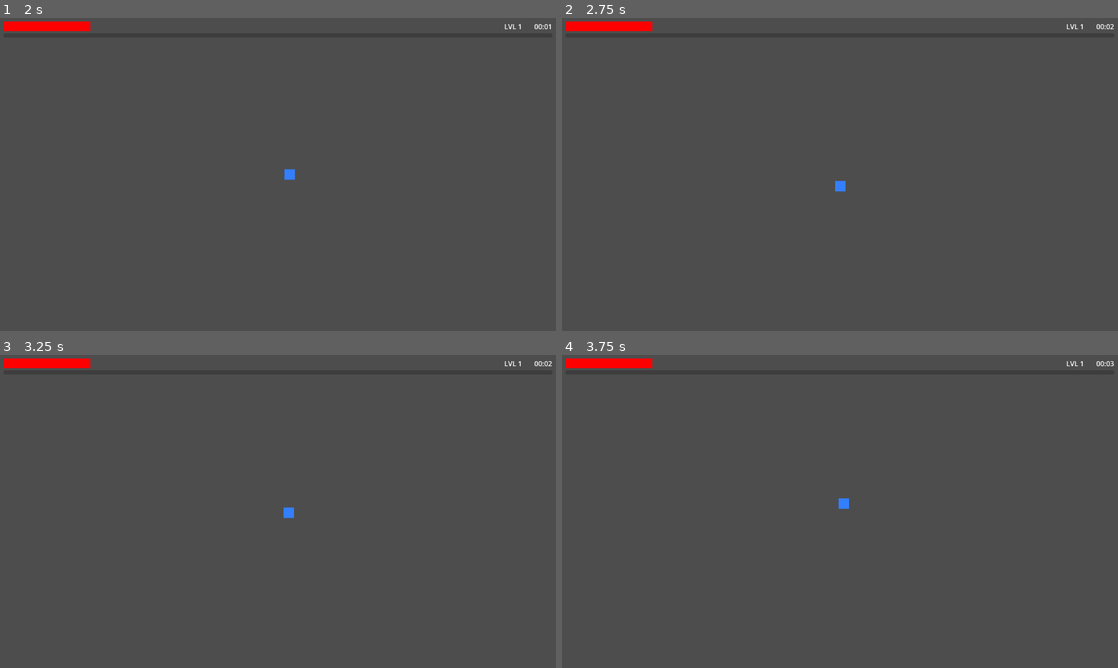
Above: before the commit, frames 1-4 (two rows, left to right).
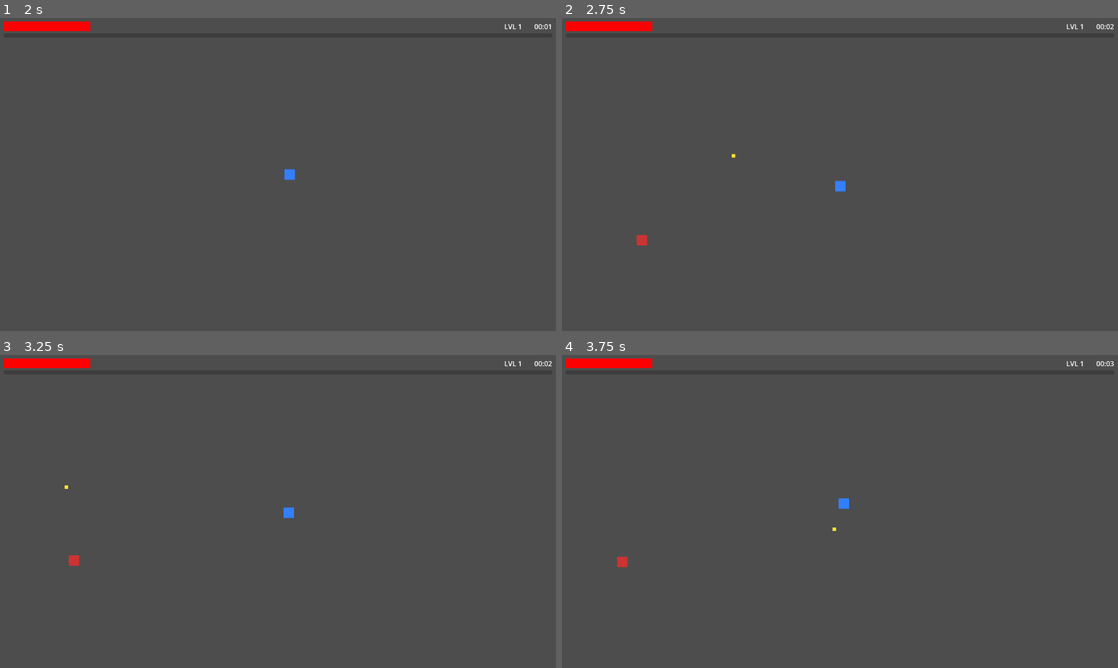
Above: after the commit, the same moments.

Repository: RussellFeinstein/library-survivors
Game: Godot game, scene res://scenes/MainMenu.tscn
Same seed, same stepped clock (60 frames per second), same inputs: the game is played once before the commit and once after it.
Inputs (mouse positions are in pixels of both pictures, inside the frame that each line leads up to):
- Up to frame 1 (2 s): click "Start Run" at 0.5 s; tap Enter (confirm) at 1.25, 1.35 s; move the mouse to (400, 158) at 1.27 s; hold D (move_right) from 1.28 s (still down)
- Up to frame 2 (2.75 s): move the mouse to (728, 190) at 2.02 s; release D (move_right) at 2.03 s; hold S (move_down) from 2.03 s (still down); click (728, 190) at 2.1 s
- Up to frame 3 (3.25 s): move the mouse to (333, 442) at 2.77 s; release S (move_down) at 2.78 s; hold D (move_right) from 2.78 s (still down); tap Enter (confirm) at 2.85 s
- Up to frame 4 (3.75 s): move the mouse to (812, 574) at 3.52 s; release D (move_right) at 3.53 s; hold W (move_up) from 3.53 s (still down); click (812, 574) at 3.6 s

Frame 1 is identical in both runs. In frame 2, less than 0.1% of the frame differs, in the area x 13-32%, y 43-73%; in frame 3, less than 0.1%; in frame 4, less than 0.1%.
Error before the commit: Parse Error: Cannot infer the type of "upgrades" variable because the value doesn't have a set type. (res://scripts/Game.gd:86)

Commit message:
Fix Game.gd parse error and upgrade draft focus order (v0.5.1)
- Replace `var upgrades :=` with `var upgrades: Array =` in
  _on_player_level_up; the := inference failed because _upgrade_manager
  is typed as Node, causing a parse error that prevented Game.gd from
  loading at all — the root cause of no enemies spawning and no
  projectiles firing.
- Swap _upgrade_draft.visible = true before setup() so grab_focus()
  succeeds when the upgrade draft opens (fixes controller/keyboard
  navigation in the level-up draft).

Co-Authored-By: Claude Sonnet 4.6 <noreply@anthropic.com>

Diff:
--- a/project.godot
+++ b/project.godot
@@ -12,7 +12,7 @@
 
 config/name="Library Survivors"
 config/description="A top-down 2D survivors-like prototype with a library theme."
-config/version="0.5.0"
+config/version="0.5.1"
 run/main_scene="res://scenes/MainMenu.tscn"
 config/features=PackedStringArray("4.6", "GL Compatibility")
 config/godot_version="4.6.1.stable"
--- a/scripts/Game.gd
+++ b/scripts/Game.gd
@@ -83,9 +83,9 @@
 	_hud.show_level_up(new_level)
 
 	# Show 3 random upgrades and wait for the player to pick one.
-	var upgrades := _upgrade_manager.draft(3)
+	var upgrades: Array = _upgrade_manager.draft(3)
+	_upgrade_draft.visible = true
 	_upgrade_draft.setup(upgrades)
-	_upgrade_draft.visible = true
 
 	# await suspends this coroutine until the player presses a card.
 	# UpgradeDraft.gd has process_mode = ALWAYS so it receives input
